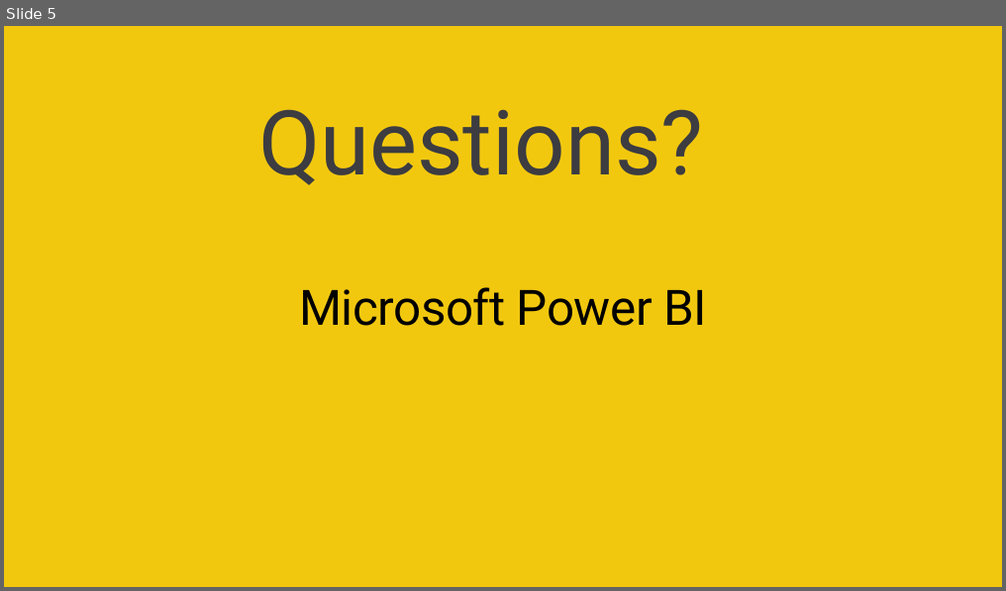
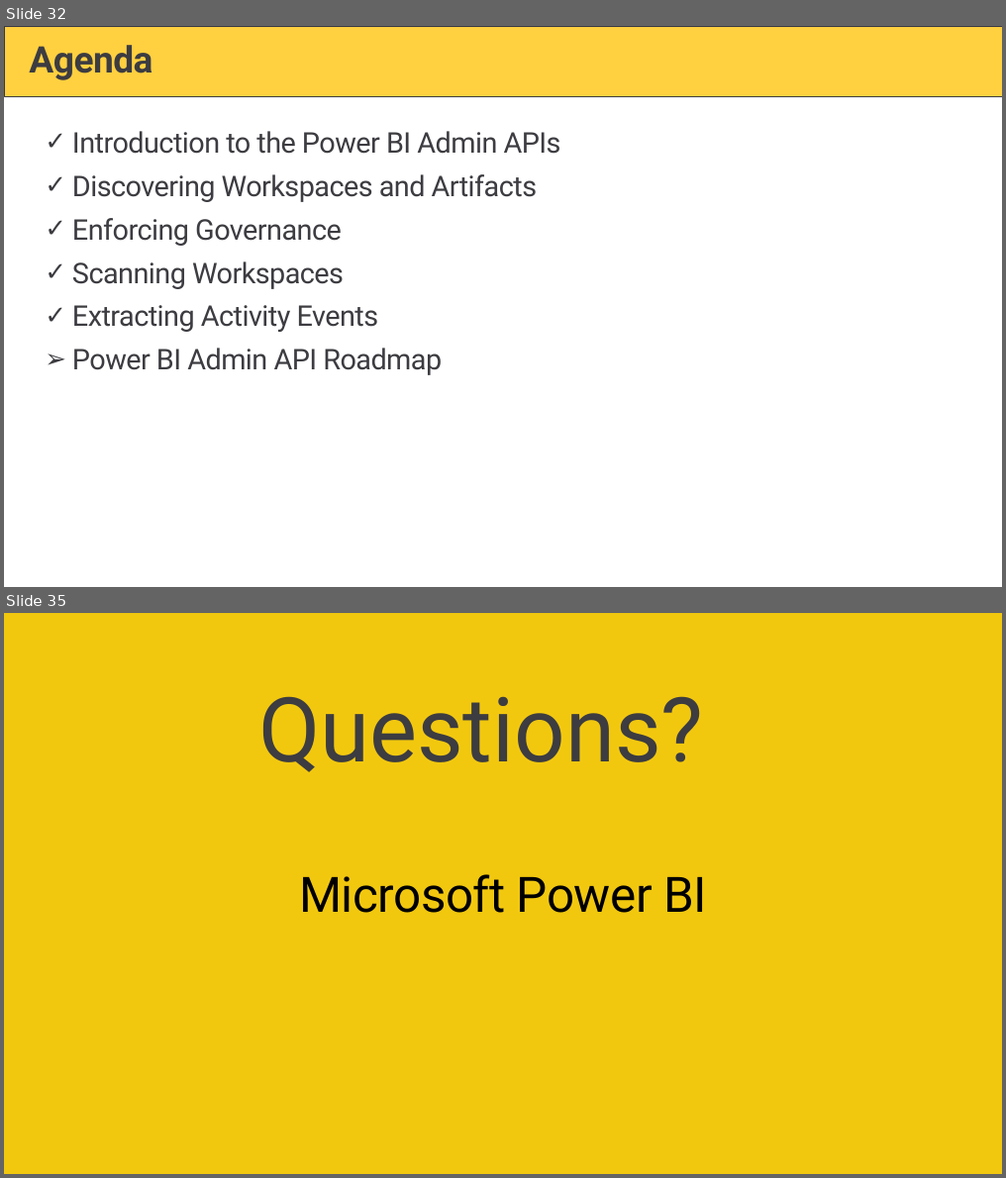
Before and after one commit to PowerBiDevCamp/Camp-Sessions, a slide deck: Session 19 - Managing Power BI using the Power BI Admin APIs.pptx. Shown one above the other, each under a label of ours: slide 5 before the commit, slides 32 and 35 after it; the slides between them are not shown. The pictures are 1006x591 and 1006x1178 pixels, drawn with LibreOffice and Linux fonts; fonts in the diff are those of the drawing; background and template pictures are left out. Boxes give left, top, right and bottom in pixels: in the first picture for what was removed or moved away, otherwise in the second. Text is boxed around its words. In the diff, an @@ line names an element or a change of style, - is before the commit and + after.

```diff
--- a/Session 19 - Managing Power BI using the Power BI Admin APIs.pptx
+++ b/Session 19 - Managing Power BI using the Power BI Admin APIs.pptx
@@ slide 32 added at [4,26,1002,587], background #FFFFFF @@
@@ rectangle added at [4,26,1002,96], fill #FFD040, outline #3C3C41 0.5 pt @@
@@ title added at [29,45,152,80], 36 pt, text #3C3C41, bold @@
+Agenda
@@ text added at [72,131,561,375], 28 pt, text #3C3C41 @@
+✓ Introduction to the Power BI Admin APIs
+✓ Discovering Workspaces and Artifacts
+✓ Enforcing Governance
+✓ Scanning Workspaces
+✓ Extracting Activity Events
+➢ Power BI Admin API Roadmap
@@ what was slide 5 is now slide 35 @@
```
Also in this commit, not shown: 2 slides changed, 29 other slides added.
